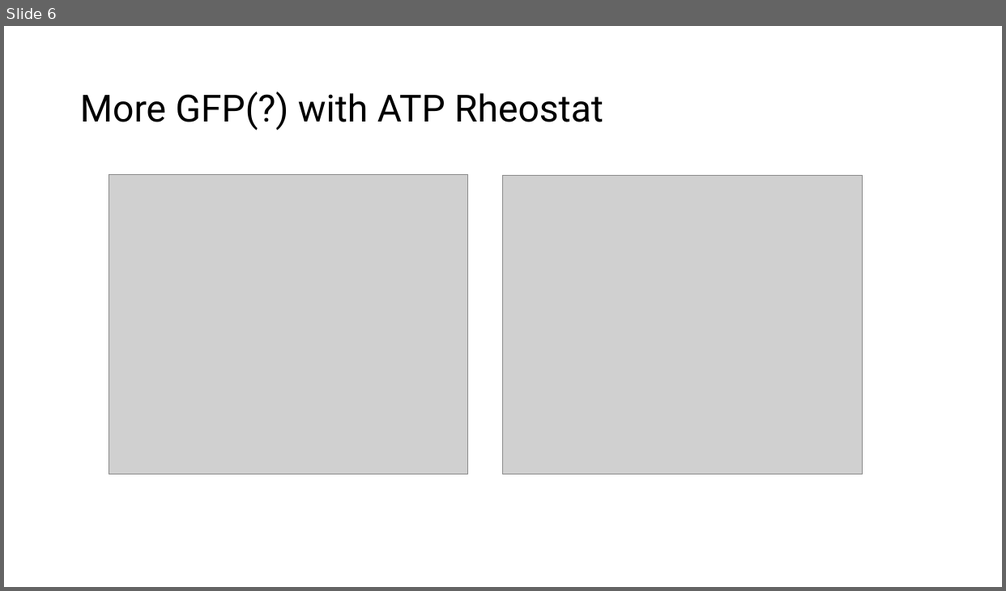
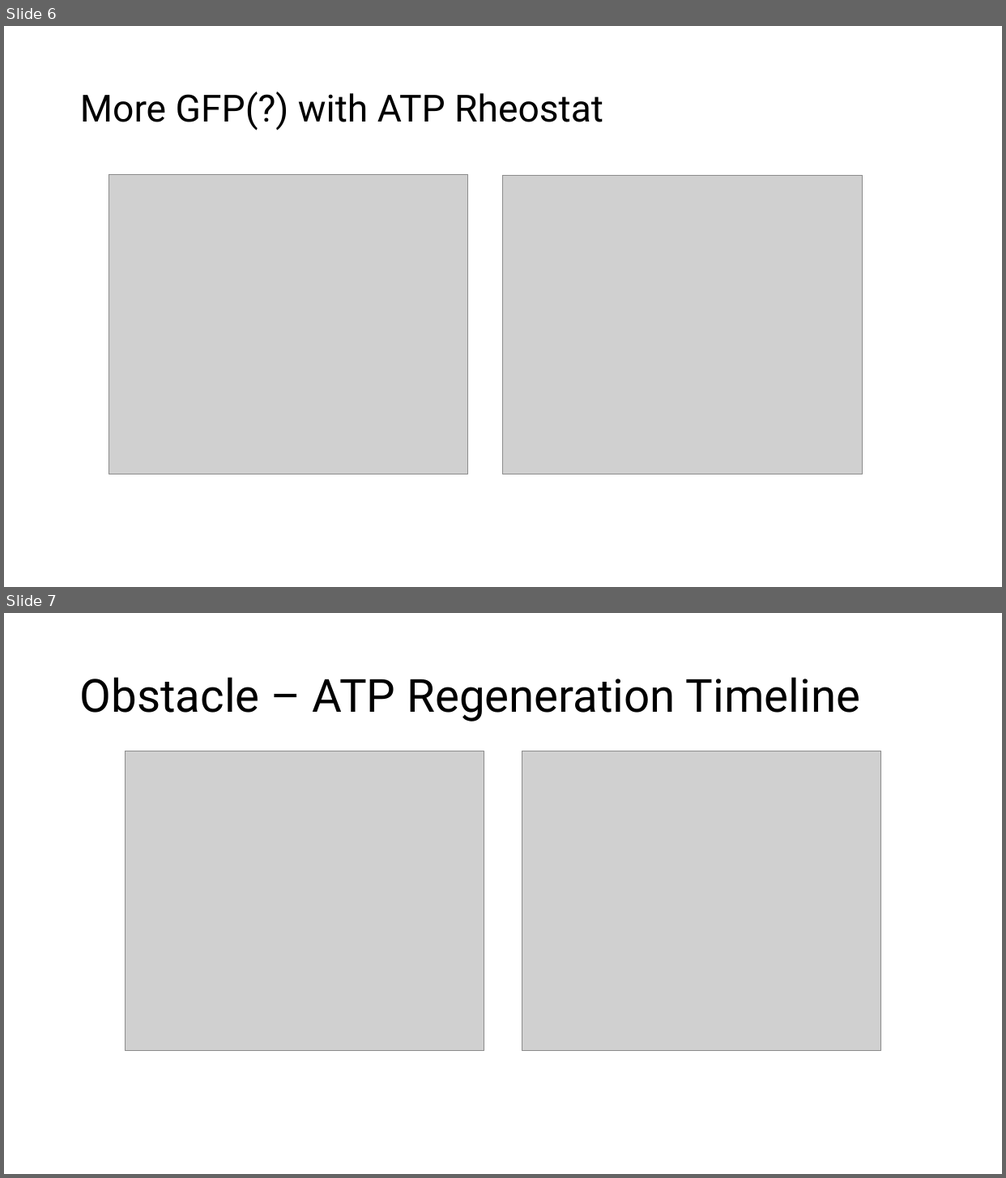
Before and after one commit to AnkitaRoychoudhury/ug_murray, a slide deck: miscellaneous/presentations/20200802_collabs.pptx. Shown one above the other, each under a label of ours: slide 6 before the commit, slides 6 and 7 after it. The pictures are 1006x591 and 1006x1178 pixels, drawn with LibreOffice and Linux fonts; fonts in the diff are those of the drawing; grey boxes stand for pictures. Boxes give left, top, right and bottom in pixels: in the first picture for what was removed or moved away, otherwise in the second. Text is boxed around its words. In the diff, an @@ line names an element or a change of style, - is before the commit and + after.

```diff
--- a/miscellaneous/presentations/20200802_collabs.pptx
+++ b/miscellaneous/presentations/20200802_collabs.pptx
@@ slide 7 added at box(4, 613, 1002, 1174), background #FFFFFF @@
@@ title added at box(80, 677, 860, 722), 44 pt, text #000000 @@
+Obstacle – ATP Regeneration Timeline
@@ picture added at box(126, 752, 484, 1051) @@
@@ picture added at box(522, 752, 881, 1051) @@
```
Also in this commit, not shown: 21 other files.
